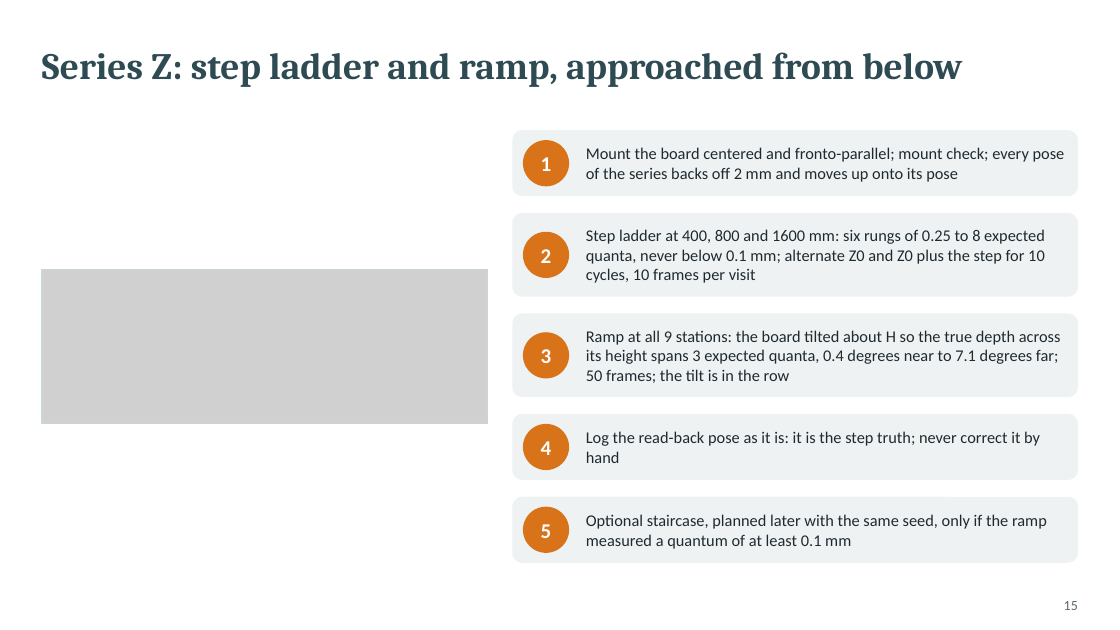
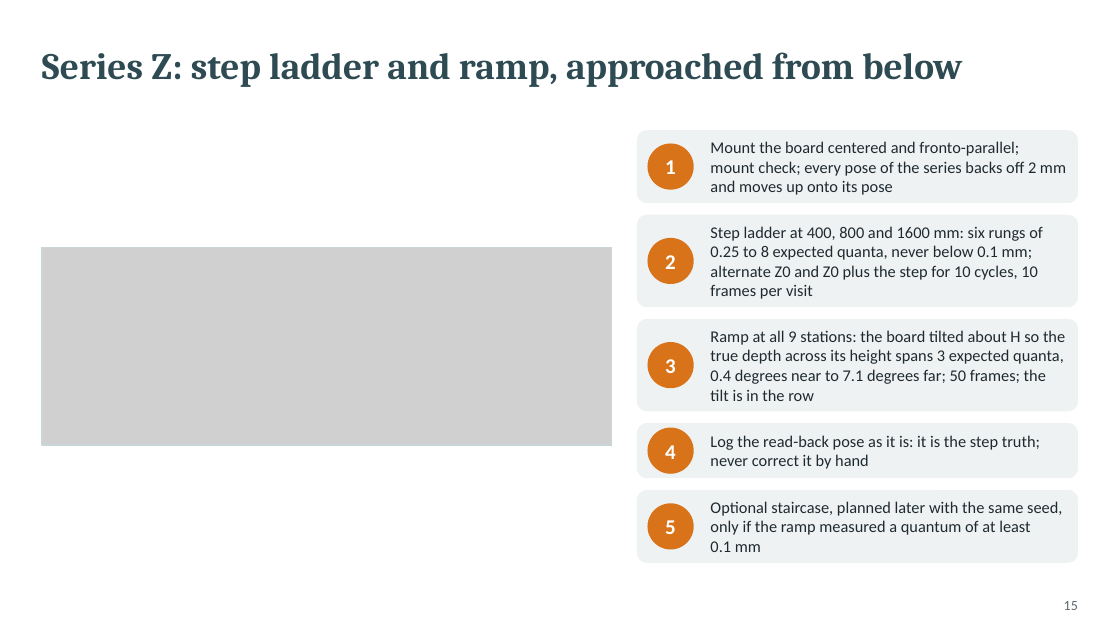
Before and after one commit to glibertyreach/sensor_performance_estimation, a slide deck: slide 15 of docs/presentations/vsx3000_test_procedure.pptx. Drawn at 1120x630 pixels with LibreOffice and Linux fonts; fonts in the diff are those of the drawing; grey boxes stand for pictures. Boxes give left, top, right and bottom in pixels: in the first picture for what was removed or moved away, otherwise in the second. Text is boxed around its words. In the diff, an @@ line names an element or a change of style, - is before the commit and + after.

```diff
--- a/docs/presentations/vsx3000_test_procedure.pptx
+++ b/docs/presentations/vsx3000_test_procedure.pptx
@@ rounded rectangle: place and size @@
-rounded rectangle at [513, 130, 1078, 197]
+rounded rectangle at [637, 130, 1078, 203]
@@ text "Mount the board centered and ..." rewrapped from [586, 147, 1065, 182] to [710, 141, 1066, 195] @@
@@ rounded rectangle: place and size @@
-rounded rectangle at [513, 213, 1078, 297]
+rounded rectangle at [637, 215, 1078, 308]
@@ 3 ellipses: place and size @@
-3 ellipses at [523, 140, 569, 471]
+3 ellipses at [648, 144, 694, 474]
@@ text "Step ladder at 400, 800 ..." rewrapped from [586, 229, 1045, 283] to [710, 226, 1043, 299] @@
@@ picture: place and size @@
-picture at [42, 270, 487, 423]
+picture at [42, 248, 612, 445]
@@ rectangle: place and size @@
-rectangle at [42, 270, 487, 423]
+rectangle at [42, 248, 612, 445]
@@ proportions changed in 5 elements at [637, 490, 1078, 563], [637, 130, 1078, 203], [637, 423, 1078, 479], [637, 215, 1078, 308], [637, 319, 1078, 412] @@
@@ rounded rectangle: place and size @@
-rounded rectangle at [513, 313, 1078, 397]
+rounded rectangle at [637, 319, 1078, 412]
@@ text "Ramp at all 9 stations: ..." rewrapped from [586, 330, 1061, 383] to [710, 330, 1065, 401] @@
@@ ellipse "3": place and size @@
-ellipse "3" at [523, 333, 569, 379]
+ellipse "3" at [648, 342, 694, 388]
@@ rounded rectangle: place and size @@
-rounded rectangle at [513, 414, 1078, 481]
+rounded rectangle at [637, 423, 1078, 479]
@@ text "Log the read-back pose as ..." rewrapped from [586, 431, 1040, 463] to [710, 435, 1040, 469] @@
@@ rounded rectangle: place and size @@
-rounded rectangle at [513, 497, 1078, 563]
+rounded rectangle at [637, 490, 1078, 563]
@@ ellipse "5": place and size @@
-ellipse "5" at [523, 507, 569, 553]
+ellipse "5" at [648, 503, 694, 549]
@@ text "Optional staircase, planned later with ..." rewrapped from [586, 514, 1047, 549] to [710, 501, 1062, 552] @@
```
Also in this commit, not shown: 1 other slide changed, 32 other files.
